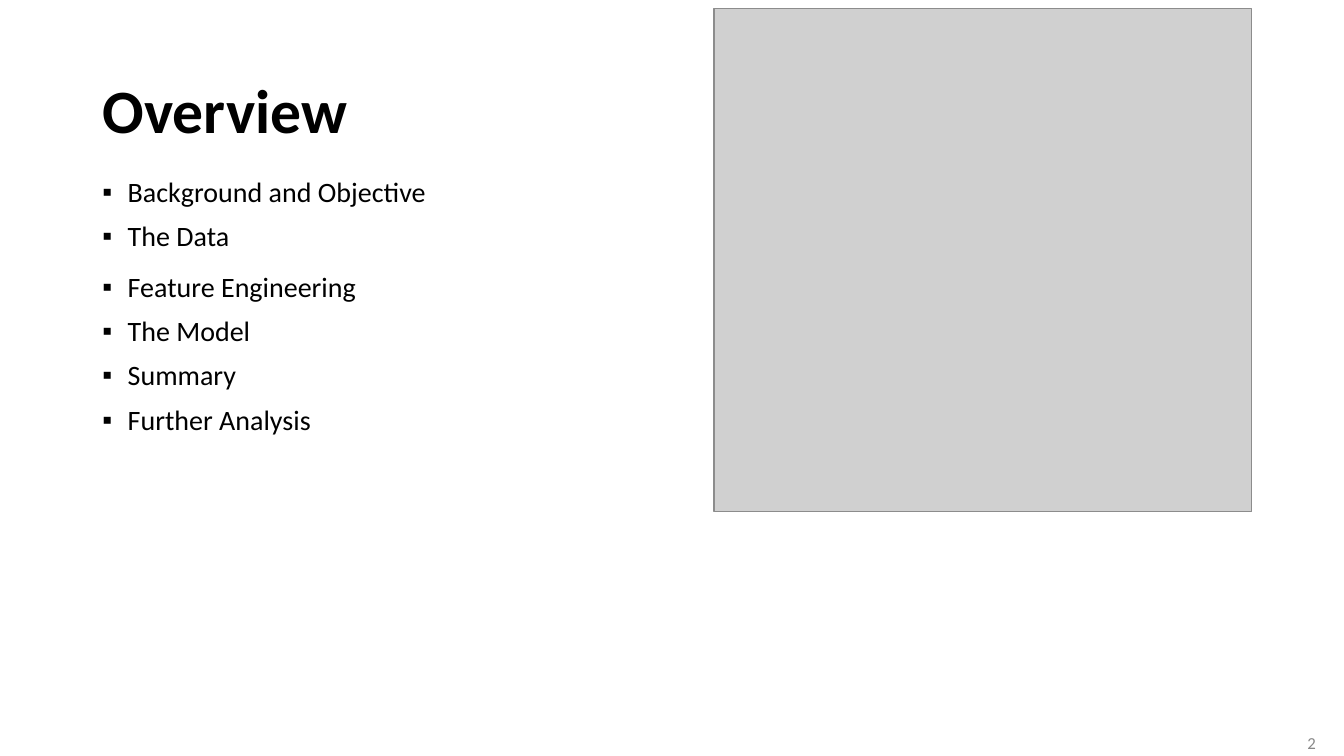
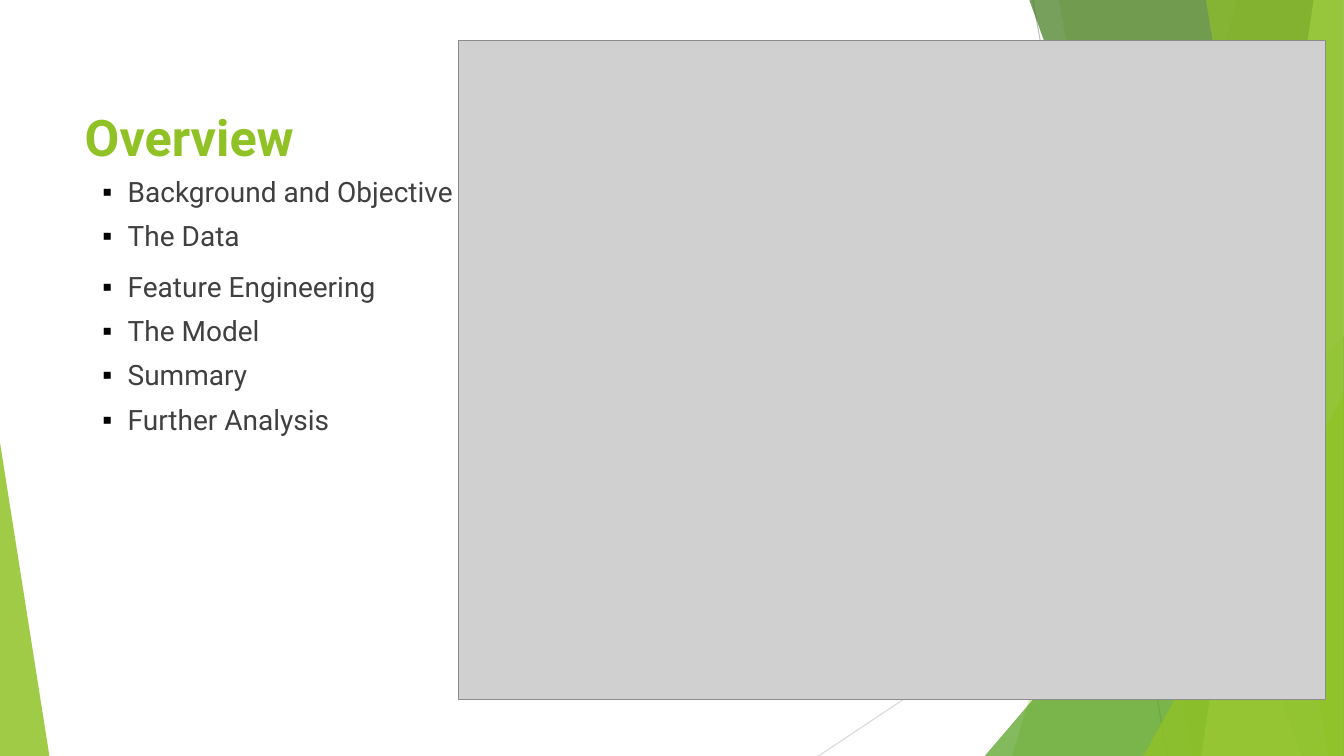
Before and after one commit to AndroZa0812/FacialEmotionRecognition, a slide deck: slide 2 of EmotionDetection.pptx. Drawn at 1344x756 pixels with LibreOffice and Linux fonts; fonts in the diff are those of the drawing; grey boxes stand for pictures. Boxes give left, top, right and bottom in pixels: in the first picture for what was removed or moved away, otherwise in the second. Text is boxed around its words. In the diff, an @@ line names an element or a change of style, - is before the commit and + after.

```diff
--- a/EmotionDetection.pptx
+++ b/EmotionDetection.pptx
@@ picture removed at (714, 9, 1251, 512) @@
@@ picture added at (459, 40, 1326, 701) @@
@@ title "Overview": place and size @@
-title "Overview" at (102, 89, 346, 134)
+title "Overview" at (85, 118, 294, 157)
@@ title "Overview" at (85, 118, 294, 157): size 44 to 36 pt, font Calibri to Roboto, text colour #000000 to #90C226 @@
@@ text "Background and Objective" at (128, 181, 453, 436): font Calibri to Roboto, text colour #000000 to #404040 @@
@@ group added at (0, 0, 1344, 756): 5 freeform shapes, 3 triangles, 2 lines @@
@@ page number removed at (1307, 738, 1315, 749) @@
-2
```
Also in this commit, not shown: 16 other slides changed, 1 slide added.
